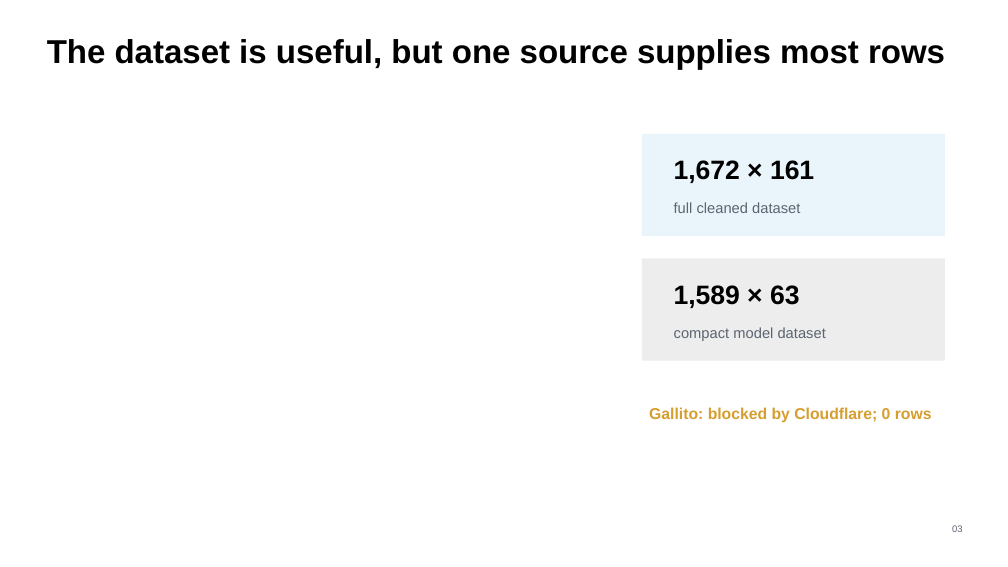
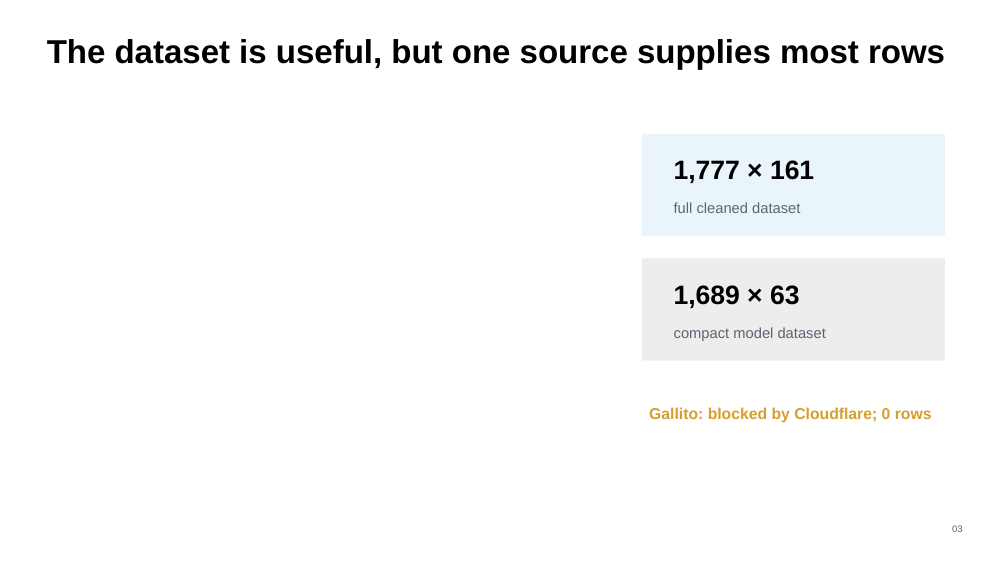
Before and after one commit to DanielLankry/Project-HIT---Real-Estate, a slide deck: slide 3 of docs/Final-Project-Presentation.pptx. Drawn at 1008x567 pixels with LibreOffice and Linux fonts; fonts in the diff are those of the drawing. Boxes give left, top, right and bottom in pixels: in the first picture for what was removed or moved away, otherwise in the second. Text is boxed around its words. In the diff, an @@ line names an element or a change of style, - is before the commit and + after.

```diff
--- a/docs/Final-Project-Presentation.pptx
+++ b/docs/Final-Project-Presentation.pptx
@@ text at bbox=[674, 160, 814, 183]: text changed @@
-1,672 × 161
+1,777 × 161
@@ text at bbox=[674, 285, 800, 308]: text changed @@
-1,589 × 63
+1,689 × 63
```
Also in this commit, not shown: 4 other slides changed, 14 other files.
